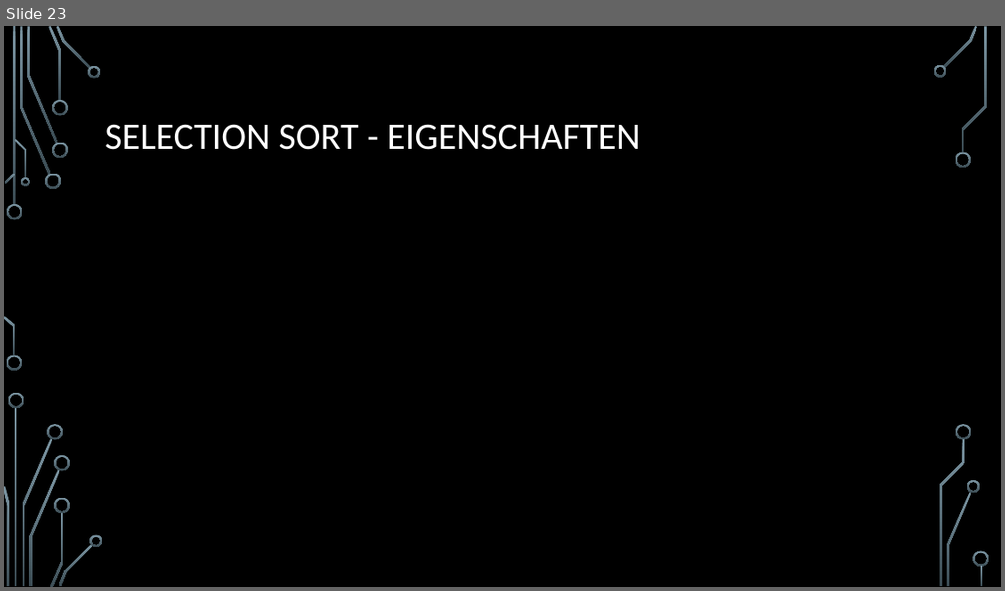
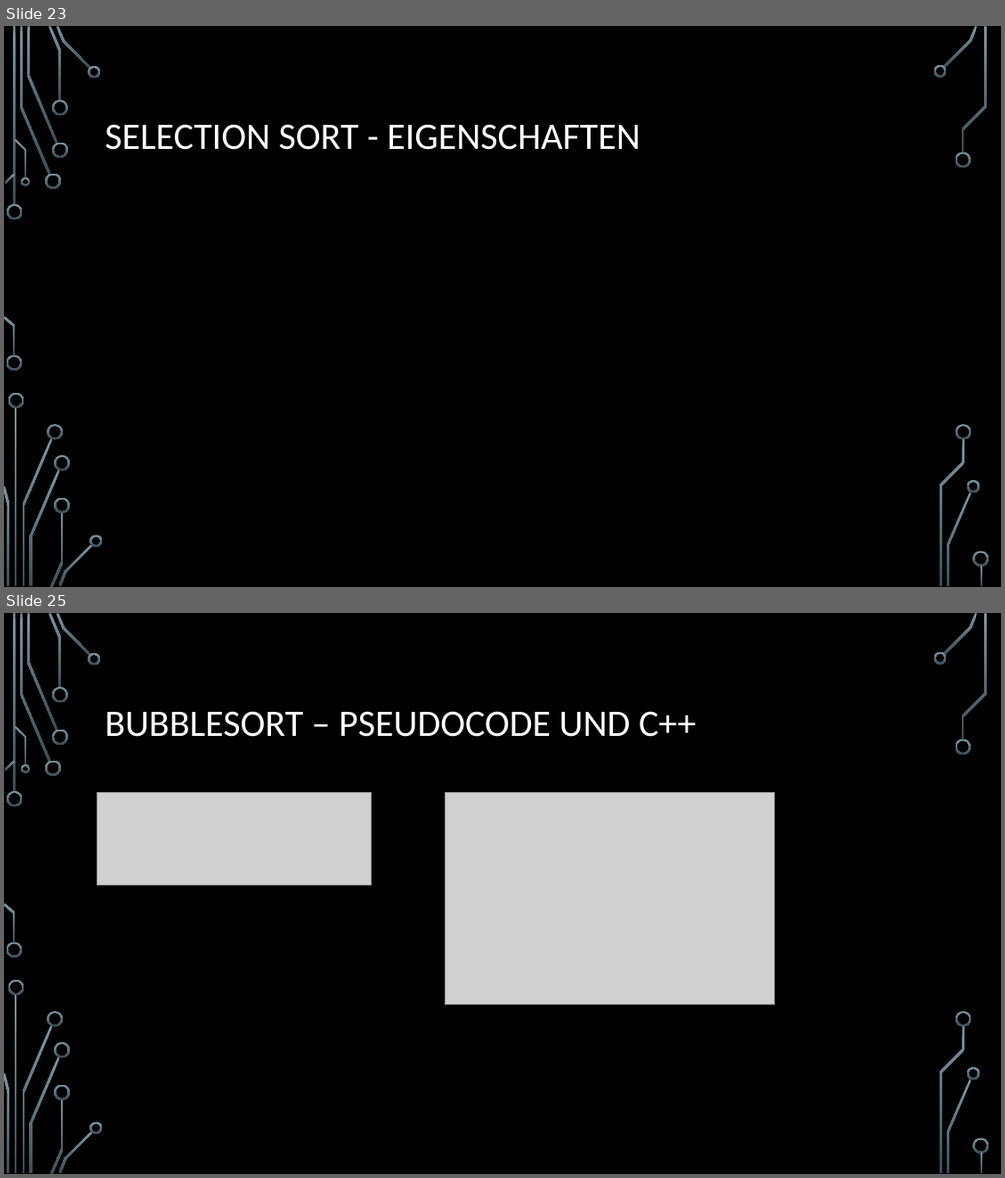
Before and after one commit to d-petrov/SortingAlgorithms, a slide deck: docs/sorting algorithms - presentation/Sortierverfahren.pptx. Shown one above the other, each under a label of ours: slide 23 before the commit, slides 23 and 25 after it; the slides between them are not shown. The pictures are 1005x591 and 1005x1178 pixels, drawn with LibreOffice and Linux fonts; fonts in the diff are those of the drawing; grey boxes stand for pictures; background and template pictures are left out. Boxes give left, top, right and bottom in pixels: in the first picture for what was removed or moved away, otherwise in the second. Text is boxed around its words. In the diff, an @@ line names an element or a change of style, - is before the commit and + after.

Commit message:
Added Bubblesort, Shellsort to docs and source, extended ignore

```diff
--- a/docs/sorting algorithms - presentation/Sortierverfahren.pptx
+++ b/docs/sorting algorithms - presentation/Sortierverfahren.pptx
@@ slide 25 added at bbox=[4, 613, 1001, 1174], background picture (left out); not listed: 36 template elements that a slide beside it also shows @@
@@ title added at bbox=[105, 711, 696, 737], 36 pt, text #FFFFFF @@
+BUBBLESORT – PSEUDOCODE UND C++
@@ picture added at bbox=[97, 793, 372, 885] @@
@@ picture added at bbox=[445, 793, 774, 1004] @@
```
Also in this commit, not shown: 1 slide changed, 5 other slides added, 1 slide removed, 16 other files.
